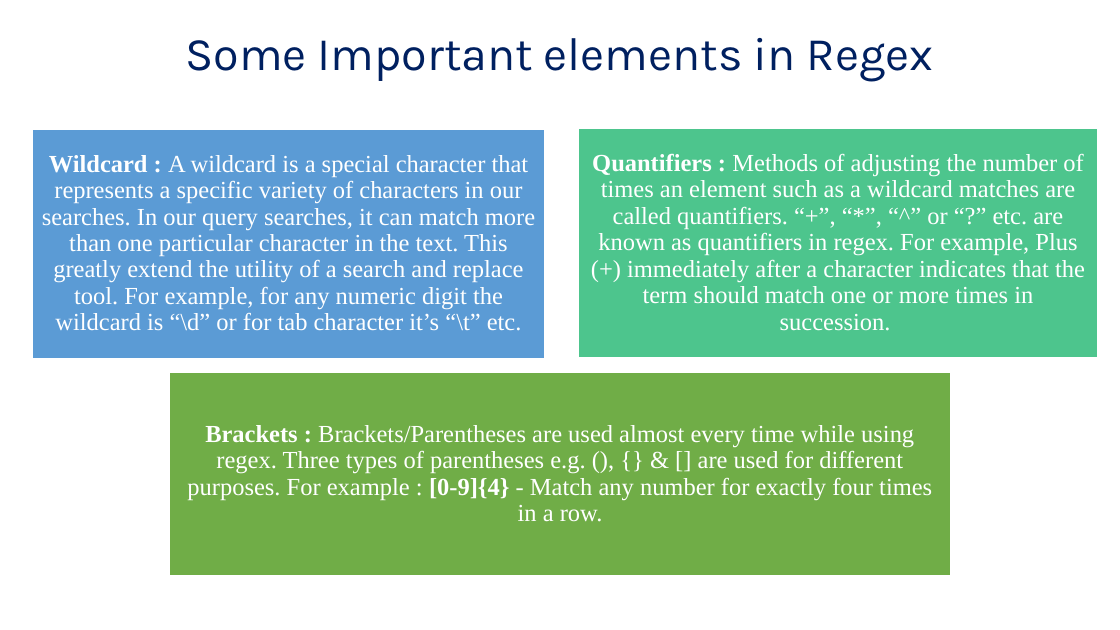
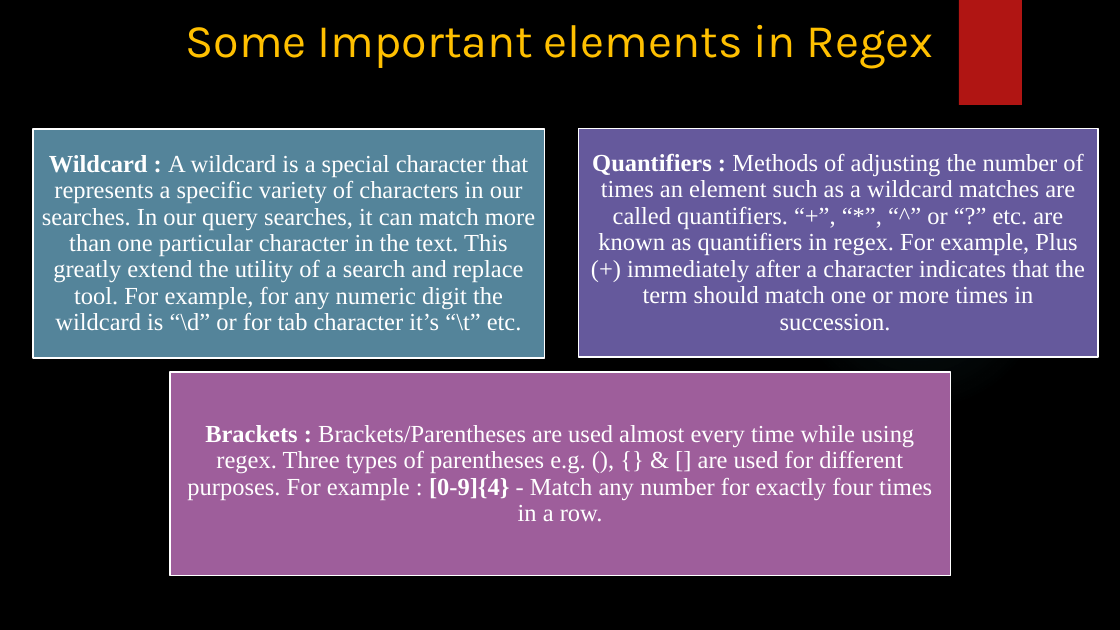
Before and after one commit to mehedi-stat/Learning-Periods, a slide deck: slide 3 of Regex_final.pptx. Drawn at 1120x630 pixels with LibreOffice and Linux fonts; fonts in the diff are those of the drawing; background and template pictures are left out. Boxes give left, top, right and bottom in pixels: in the first picture for what was removed or moved away, otherwise in the second. Text is boxed around its words. In the diff, an @@ line names an element or a change of style, - is before the commit and + after.

Commit message:
It's the update of Regex

```diff
--- a/Regex_final.pptx
+++ b/Regex_final.pptx
@@ background #FFFFFF to picture (left out) @@
@@ title "Some Important elements in Regex" at (186, 25, 934, 68): text colour #002060 to #FFC000; line spacing 0.9 to 1; vertical alignment middle to top @@
@@ rectangle added at (959, 0, 1022, 105), fill #B01513 @@
@@ rectangle at (33, 129, 544, 359): fill #5B9BD5 to #54849A; outline #FFFFFF 1 pt to #FFFFFF 1.5 pt @@
@@ rectangle at (579, 129, 1099, 357): fill #4DC58D to #65599C; outline #FFFFFF 1 pt to #FFFFFF 1.5 pt @@
@@ ellipse added at (791, 154, 1049, 413), fill gradient #50B9C1 @@
@@ rectangle at (170, 372, 950, 576): fill #70AD47 to #9E5E9B; outline #FFFFFF 1 pt to #FFFFFF 1.5 pt @@
```
Also in this commit, not shown: 3 other slides changed, 1 other file.
